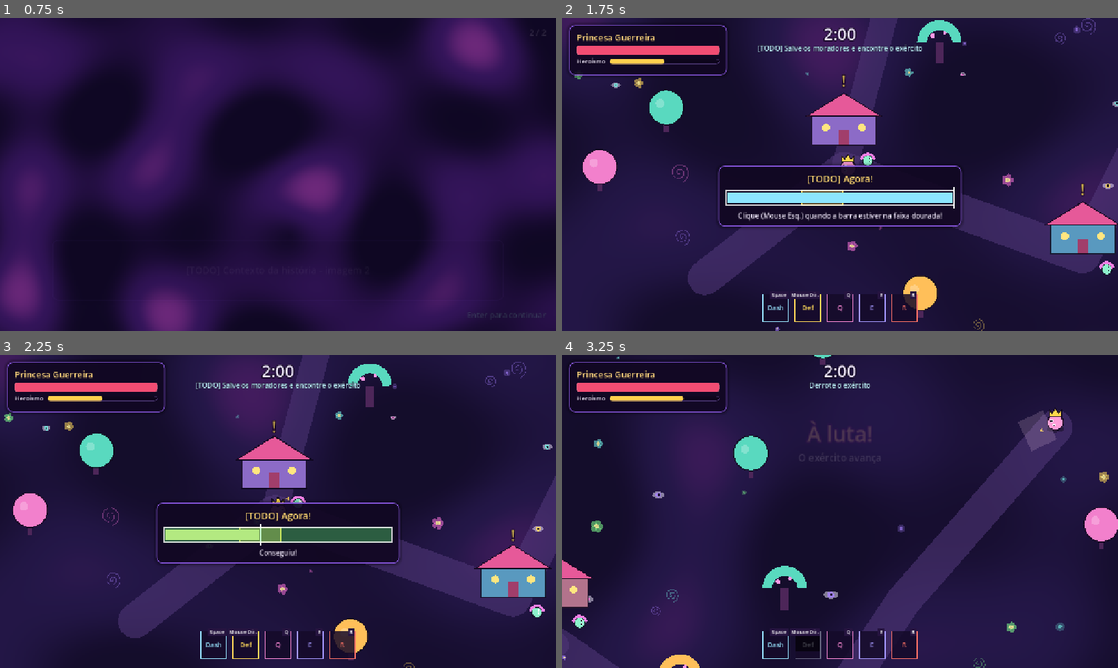
Above: before the commit, frames 1-4 (two rows, left to right).
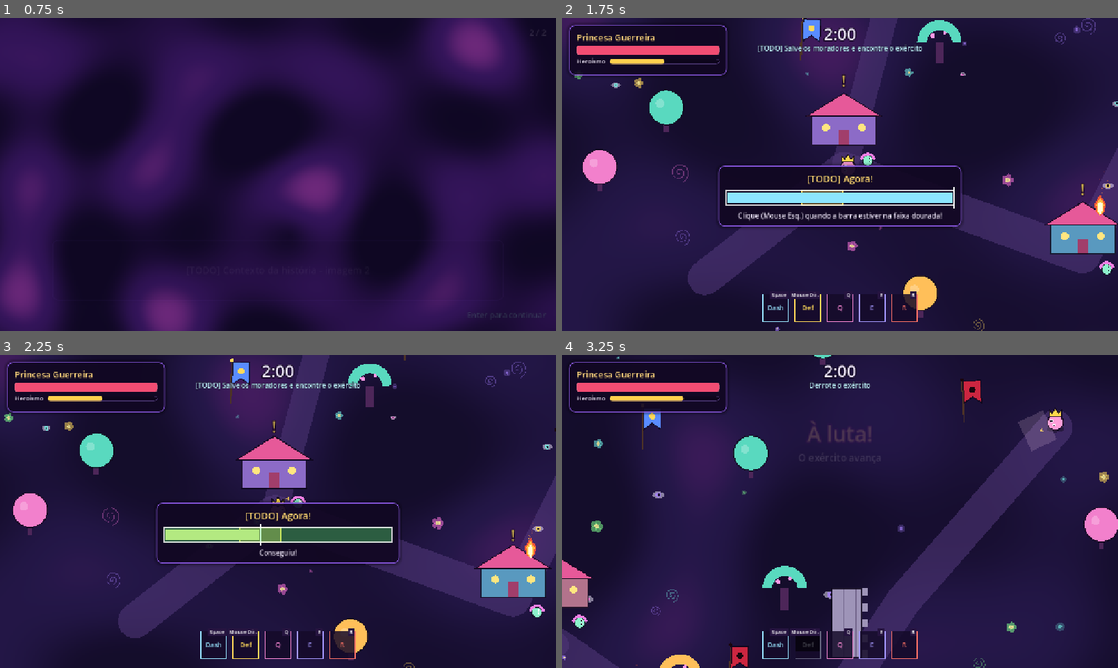
Above: after the commit, the same moments.

Repository: Nevek20/GameJam
Game: Godot game, scene res://tests/flow_test.tscn
Same seed, same stepped clock (60 frames per second), same inputs: the game is played once before the commit and once after it. This scene is started directly instead of the project's main scene.
Inputs (mouse positions are in pixels of both pictures, inside the frame that each line leads up to):
- Up to frame 1 (0.75 s): tap Enter (confirm) at 0.5 s; move the mouse to (400, 158) at 0.52 s; hold D (move_right) from 0.53 s (still down); click (400, 158) at 0.6 s
- Up to frame 2 (1.75 s): move the mouse to (728, 190) at 1.27 s; release D (move_right) at 1.28 s; hold S (move_down) from 1.28 s (still down); tap Enter (confirm) at 1.35 s
- Up to frame 3 (2.25 s): move the mouse to (333, 442) at 2.02 s; release S (move_down) at 2.03 s; hold D (move_right) from 2.03 s (still down); tap Space (dash) at 2.1 s
- Up to frame 4 (3.25 s): move the mouse to (812, 574) at 2.77 s; release D (move_right) at 2.78 s; hold W (move_up) from 2.78 s (still down); right-click (812, 574) at 2.85 s; click (812, 574) at 2.92 s

Frame 1 is identical in both runs. In frame 2, 0.3% of the frame differs, in the area x 42-99%, y 0-64%; in frame 3, 0.3%; in frame 4, 1.4%, in the area x 13-76%, y 7-100%.

Commit message:
Créditos da equipe, cenário de invasão e inimigos mais fortes após a morte do P1
- Créditos com nomes e funções da equipe (apelidos que faltam ficam como TODO)
- Placeholders de muralha (com colisão), fogo e estandartes do exército e do reino,
  cada um com nó Visual próprio para trocar pela arte final (GDD seções 2 e 7)
- GDD 4.2: se o Personagem 1 morrer, os inimigos nascem com mais vida, mais dano
  e um pouco maiores para o Personagem 2 (multiplicadores no match_config.tres)

Co-Authored-By: Claude Opus 5.5 <noreply@anthropic.com>
Claude-Session: https://claude.ai/code/session_01WMJahGCEKhVPJxPKMYELds

Diff:
--- a/data/credits.json
+++ b/data/credits.json
@@ -3,20 +3,23 @@
 	"lines": [
 		"[center][font_size=34][color=#ffd36b][TODO] Nome do Jogo[/color][/font_size]",
 		"",
-		"[b]Game Design[/b]",
-		"[TODO]",
+		"[b]Cleson Aguillera[/b] (ClesonSouza)",
+		"Supervisão e organização do projeto, programação, GDD e auxílio na escrita",
 		"",
-		"[b]História[/b]",
-		"[TODO]",
+		"[b]José Mario[/b] ([TODO] apelido)",
+		"Gameplay e level design",
 		"",
-		"[b]Programação[/b]",
-		"[TODO]",
+		"[b]Ana Heloisa[/b] (Helo)",
+		"Arte",
 		"",
-		"[b]Arte[/b]",
-		"[TODO]",
+		"[b]Matheus Guida[/b] ([TODO] apelido)",
+		"Programação",
 		"",
-		"[b]Áudio[/b]",
-		"[TODO]",
+		"[b]Pedro Celegato[/b] ([TODO] apelido)",
+		"Arte, animação e áudio",
+		"",
+		"[b]Mateus Bertela[/b] ([TODO] apelido)",
+		"Áudio e escrita",
 		"",
 		"Feito com Godot Engine[/center]"
 	]
--- a/data/ui.json
+++ b/data/ui.json
@@ -86,7 +86,8 @@
 		"wave": "Onda {n} de {total}",
 		"cleared": "O exército recuou",
 		"time_up": "O tempo acabou",
-		"p2_subtitle": "entra em cena"
+		"p2_subtitle": "entra em cena",
+		"enemies_stronger": "[TODO] Os inimigos estão mais fortes!"
 	},
 	"ending": {
 		"next": "{key} ▶",
--- a/scenes/world/level.tscn
+++ b/scenes/world/level.tscn
@@ -7,6 +7,9 @@
 [ext_resource type="PackedScene" path="res://scenes/world/army_camp.tscn" id="5_camp"]
 [ext_resource type="PackedScene" path="res://scenes/world/prop_tree.tscn" id="6_tree"]
 [ext_resource type="Script" path="res://scripts/components/placeholder_shape.gd" id="7_shape"]
+[ext_resource type="PackedScene" path="res://scenes/world/prop_wall.tscn" id="8_wall"]
+[ext_resource type="PackedScene" path="res://scenes/world/prop_fire.tscn" id="9_fire"]
+[ext_resource type="PackedScene" path="res://scenes/world/prop_banner.tscn" id="10_banner"]
 
 [sub_resource type="ShaderMaterial" id="ShaderMaterial_ground"]
 shader = ExtResource("2_shader")
@@ -317,6 +320,122 @@
 kind = 7
 color = Color(0.95, 0.5, 0.8, 1)
 
+
+[node name="Invasion" type="Node2D" parent="World"]
+y_sort_enabled = true
+
+[node name="Wall1" parent="World/Invasion" instance=ExtResource("8_wall")]
+position = Vector2(380, 260)
+
+[node name="Wall2" parent="World/Invasion" instance=ExtResource("8_wall")]
+position = Vector2(540, 260)
+
+[node name="Wall3" parent="World/Invasion" instance=ExtResource("8_wall")]
+position = Vector2(860, 260)
+
+[node name="Wall4" parent="World/Invasion" instance=ExtResource("8_wall")]
+position = Vector2(1020, 260)
+
+[node name="Wall5" parent="World/Invasion" instance=ExtResource("8_wall")]
+position = Vector2(1180, 260)
+
+[node name="Wall6" parent="World/Invasion" instance=ExtResource("8_wall")]
+position = Vector2(1500, 260)
+
+[node name="Wall7" parent="World/Invasion" instance=ExtResource("8_wall")]
+position = Vector2(1660, 260)
+
+[node name="Wall8" parent="World/Invasion" instance=ExtResource("8_wall")]
+position = Vector2(1820, 260)
+
+[node name="Wall9" parent="World/Invasion" instance=ExtResource("8_wall")]
+position = Vector2(2150, 1100)
+rotation = 1.5707964
+
+[node name="Wall10" parent="World/Invasion" instance=ExtResource("8_wall")]
+position = Vector2(2150, 1500)
+rotation = 1.5707964
+
+[node name="Wall11" parent="World/Invasion" instance=ExtResource("8_wall")]
+position = Vector2(2150, 1660)
+rotation = 1.5707964
+
+[node name="Wall12" parent="World/Invasion" instance=ExtResource("8_wall")]
+position = Vector2(2150, 1820)
+rotation = 1.5707964
+
+[node name="Fire1" parent="World/Invasion" instance=ExtResource("9_fire")]
+position = Vector2(1290, 1606)
+
+[node name="Visual" parent="World/Invasion/Fire1" index="0"]
+position = Vector2(0, -50)
+
+[node name="Embers" parent="World/Invasion/Fire1" index="1"]
+position = Vector2(0, -80)
+
+[node name="Fire2" parent="World/Invasion" instance=ExtResource("9_fire")]
+position = Vector2(2040, 1426)
+
+[node name="Visual" parent="World/Invasion/Fire2" index="0"]
+position = Vector2(0, -50)
+
+[node name="Embers" parent="World/Invasion/Fire2" index="1"]
+position = Vector2(0, -80)
+
+[node name="Fire3" parent="World/Invasion" instance=ExtResource("9_fire")]
+position = Vector2(1450, 1026)
+
+[node name="Visual" parent="World/Invasion/Fire3" index="0"]
+position = Vector2(0, -50)
+
+[node name="Embers" parent="World/Invasion/Fire3" index="1"]
+position = Vector2(0, -80)
+
+[node name="Fire4" parent="World/Invasion" instance=ExtResource("9_fire")]
+position = Vector2(1700, 1300)
+
+[node name="Fire5" parent="World/Invasion" instance=ExtResource("9_fire")]
+position = Vector2(2400, 1520)
+
+[node name="Fire6" parent="World/Invasion" instance=ExtResource("9_fire")]
+position = Vector2(1150, 880)
+
+[node name="Fire7" parent="World/Invasion" instance=ExtResource("9_fire")]
+position = Vector2(520, 1000)
+
+[node name="ArmyBanner1" parent="World/Invasion" instance=ExtResource("10_banner")]
+position = Vector2(2440, 640)
+
+[node name="ArmyBanner2" parent="World/Invasion" instance=ExtResource("10_banner")]
+position = Vector2(2860, 640)
+
+[node name="ArmyBanner3" parent="World/Invasion" instance=ExtResource("10_banner")]
+position = Vector2(1900, 1250)
+
+[node name="ArmyBanner4" parent="World/Invasion" instance=ExtResource("10_banner")]
+position = Vector2(1350, 1360)
+
+[node name="KingdomBanner1" parent="World/Invasion" instance=ExtResource("10_banner")]
+position = Vector2(1000, 1100)
+
+[node name="Placeholder" parent="World/Invasion/KingdomBanner1/Visual" index="0"]
+color = Color(0.35, 0.55, 1, 1)
+accent_color = Color(1, 0.85, 0.35, 1)
+
+[node name="KingdomBanner2" parent="World/Invasion" instance=ExtResource("10_banner")]
+position = Vector2(600, 1200)
+
+[node name="Placeholder" parent="World/Invasion/KingdomBanner2/Visual" index="0"]
+color = Color(0.35, 0.55, 1, 1)
+accent_color = Color(1, 0.85, 0.35, 1)
+
+[node name="KingdomBanner3" parent="World/Invasion" instance=ExtResource("10_banner")]
+position = Vector2(1700, 700)
+
+[node name="Placeholder" parent="World/Invasion/KingdomBanner3/Visual" index="0"]
+color = Color(0.35, 0.55, 1, 1)
+accent_color = Color(1, 0.85, 0.35, 1)
+
 [node name="Actors" type="Node2D" parent="World"]
 y_sort_enabled = true
 
@@ -415,3 +534,15 @@
 [editable path="World/Props/Tree25"]
 
 [editable path="World/Props/Tree26"]
+
+[editable path="World/Invasion/Fire1"]
+
+[editable path="World/Invasion/Fire2"]
+
+[editable path="World/Invasion/Fire3"]
+
+[editable path="World/Invasion/KingdomBanner1"]
+
+[editable path="World/Invasion/KingdomBanner2"]
+
+[editable path="World/Invasion/KingdomBanner3"]
--- /dev/null
+++ b/scenes/world/prop_banner.tscn
@@ -0,0 +1,22 @@
+[gd_scene format=3]
+
+[ext_resource type="Script" path="res://scripts/world/prop_visual.gd" id="1_visual"]
+[ext_resource type="Script" path="res://scripts/components/placeholder_shape.gd" id="2_shape"]
+
+[node name="PropBanner" type="Node2D"]
+
+[node name="Visual" type="Node2D" parent="."]
+script = ExtResource("1_visual")
+sway_degrees = 3.0
+
+[node name="Placeholder" type="Node2D" parent="Visual"]
+position = Vector2(0, -50)
+script = ExtResource("2_shape")
+kind = 12
+size = Vector2(40, 100)
+color = Color(0.8, 0.15, 0.25, 1)
+secondary_color = Color(0.3, 0.2, 0.15, 1)
+accent_color = Color(0.1, 0.02, 0.05, 1)
+
+[node name="Sprite2D" type="Sprite2D" parent="Visual"]
+visible = false
--- /dev/null
+++ b/scenes/world/prop_fire.tscn
@@ -0,0 +1,37 @@
+[gd_scene format=3]
+
+[ext_resource type="Script" path="res://scripts/world/prop_visual.gd" id="1_visual"]
+[ext_resource type="Script" path="res://scripts/components/placeholder_shape.gd" id="2_shape"]
+
+[sub_resource type="Gradient" id="Gradient_embers"]
+colors = PackedColorArray(1, 0.75, 0.3, 1, 1, 0.3, 0.2, 0)
+
+[node name="PropFire" type="Node2D"]
+
+[node name="Visual" type="Node2D" parent="."]
+script = ExtResource("1_visual")
+flicker = 0.12
+
+[node name="Placeholder" type="Node2D" parent="Visual"]
+position = Vector2(0, -22)
+script = ExtResource("2_shape")
+kind = 11
+size = Vector2(34, 46)
+color = Color(1, 0.35, 0.2, 0.95)
+accent_color = Color(1, 0.75, 0.25, 1)
+
+[node name="Sprite2D" type="Sprite2D" parent="Visual"]
+visible = false
+
+[node name="Embers" type="CPUParticles2D" parent="."]
+position = Vector2(0, -30)
+amount = 8
+lifetime = 1.2
+direction = Vector2(0, -1)
+spread = 25.0
+gravity = Vector2(0, -40)
+initial_velocity_min = 20.0
+initial_velocity_max = 60.0
+scale_amount_min = 2.0
+scale_amount_max = 3.5
+color_ramp = SubResource("Gradient_embers")
--- /dev/null
+++ b/scenes/world/prop_wall.tscn
@@ -0,0 +1,27 @@
+[gd_scene format=3]
+
+[ext_resource type="Script" path="res://scripts/world/prop_visual.gd" id="1_visual"]
+[ext_resource type="Script" path="res://scripts/components/placeholder_shape.gd" id="2_shape"]
+
+[sub_resource type="RectangleShape2D" id="RectangleShape2D_wall"]
+size = Vector2(160, 40)
+
+[node name="PropWall" type="StaticBody2D"]
+collision_mask = 0
+
+[node name="CollisionShape2D" type="CollisionShape2D" parent="."]
+shape = SubResource("RectangleShape2D_wall")
+
+[node name="Visual" type="Node2D" parent="."]
+script = ExtResource("1_visual")
+
+[node name="Placeholder" type="Node2D" parent="Visual"]
+position = Vector2(0, -20)
+script = ExtResource("2_shape")
+kind = 10
+size = Vector2(160, 70)
+color = Color(0.62, 0.58, 0.72, 1)
+secondary_color = Color(0.45, 0.4, 0.55, 1)
+
+[node name="Sprite2D" type="Sprite2D" parent="Visual"]
+visible = false
--- a/scripts/components/placeholder_shape.gd
+++ b/scripts/components/placeholder_shape.gd
@@ -4,7 +4,7 @@
 ## Forma geométrica desenhada por código enquanto não há sprites.
 ## Fica escondida automaticamente quando o EntityVisual recebe uma textura.
 
-enum Kind { CIRCLE, RECT, TRIANGLE, ELLIPSE, DIAMOND, HOUSE, TENT, TREE, TOMBSTONE, MUSHROOM }
+enum Kind { CIRCLE, RECT, TRIANGLE, ELLIPSE, DIAMOND, HOUSE, TENT, TREE, TOMBSTONE, MUSHROOM, WALL, FLAME, BANNER }
 enum Accent { NONE, CROWN, HAT, HELMET, HORNS, HOOD }
 
 @export var kind: Kind = Kind.CIRCLE:
@@ -84,6 +84,12 @@
 			_draw_mushroom(h)
 		Kind.TOMBSTONE:
 			_draw_tombstone(h)
+		Kind.WALL:
+			_draw_wall(h)
+		Kind.FLAME:
+			_draw_flame(h)
+		Kind.BANNER:
+			_draw_banner(h)
 	if eyes:
 		_draw_eyes(h)
 	_draw_accent(h)
@@ -183,6 +189,44 @@
 	draw_rect(Rect2(Vector2(-h.x * 0.4, -h.y * 0.55), Vector2(h.x * 0.8, 8)), secondary_color)
 
 
+func _draw_wall(h: Vector2) -> void:
+	draw_rect(Rect2(-h, size), color)
+	# Ameias no topo.
+	var merlon := 18.0
+	var x := -h.x
+	while x < h.x - 1.0:
+		draw_rect(Rect2(Vector2(x, -h.y - 12.0), Vector2(minf(merlon, h.x - x), 12.0)), color)
+		x += merlon * 2.0
+	# Linhas dos tijolos.
+	var y := -h.y + 14.0
+	while y < h.y:
+		draw_line(Vector2(-h.x, y), Vector2(h.x, y), secondary_color, 1.5)
+		y += 14.0
+	_outline_poly(PackedVector2Array([-h, Vector2(h.x, -h.y), h, Vector2(-h.x, h.y)]))
+
+
+func _draw_flame(h: Vector2) -> void:
+	for layer: int in 3:
+		var k := 1.0 - layer * 0.3
+		var col: Color = [color, accent_color, Color(1, 1, 0.85)][layer]
+		var pts := PackedVector2Array([
+			Vector2(0, -h.y * k), Vector2(h.x * 0.8 * k, -h.y * 0.1 * k), Vector2(h.x * 0.6 * k, h.y * 0.6),
+			Vector2(0, h.y), Vector2(-h.x * 0.6 * k, h.y * 0.6), Vector2(-h.x * 0.8 * k, -h.y * 0.1 * k)])
+		draw_colored_polygon(pts, col)
+
+
+func _draw_banner(h: Vector2) -> void:
+	draw_line(Vector2(0, h.y), Vector2(0, -h.y), secondary_color, 4.0)
+	draw_circle(Vector2(0, -h.y), 4.0, accent_color)
+	var w := size.x
+	var fh := size.y * 0.55
+	var flag := PackedVector2Array([Vector2(2, -h.y + 4), Vector2(2 + w, -h.y + 4), Vector2(2 + w, -h.y + fh),
+		Vector2(2 + w * 0.5, -h.y + fh - 14), Vector2(2, -h.y + fh)])
+	draw_colored_polygon(flag, color)
+	_outline_poly(flag)
+	draw_circle(Vector2(2 + w * 0.5, -h.y + fh * 0.45), w * 0.18, accent_color)
+
+
 func _outline_circle_at(center: Vector2, radius: float) -> void:
 	if outline_width > 0.0:
 		draw_arc(center, radius, 0.0, TAU, 32, outline_color, outline_width)
--- a/scripts/enemies/enemy.gd
+++ b/scripts/enemies/enemy.gd
@@ -35,7 +35,9 @@
 	guard.hide_guard()
 
 
-func activate(enemy_stats: EnemyStats, pos: Vector2, enemy_skin: EnemySkin = null) -> void:
+## Os multiplicadores fortalecem o inimigo (ex.: depois que o Personagem 1 morre).
+func activate(enemy_stats: EnemyStats, pos: Vector2, enemy_skin: EnemySkin = null,
+		health_multiplier: float = 1.0, damage_multiplier: float = 1.0, visual_scale: float = 1.0) -> void:
 	stats = enemy_stats
 	skin = enemy_skin if enemy_skin else enemy_stats.skin
 	if not is_in_group(Team.GROUP_FOES):
@@ -48,13 +50,15 @@
 	caster.show_telegraph = true
 	caster.interrupt()
 	caster.reset_cooldowns()
+	caster.damage_multiplier = damage_multiplier
+	visual.base_scale = Vector2.ONE * visual_scale
 	movement.configure(stats.move_speed, stats.acceleration, stats.friction)
 	(_body_shape.shape as CircleShape2D).radius = stats.body_radius
 	(_hurt_shape.shape as CircleShape2D).radius = stats.body_radius + 2.0
 	if skin:
 		visual.apply_look(skin.texture, skin.sprite_frames, skin.body_color, skin.accent_color,
 			skin.placeholder_accent, stats.body_radius, stats.sprite_scale)
-	health.setup(stats.max_health)
+	health.setup(stats.max_health * health_multiplier)
 	global_position = pos
 	velocity = Vector2.ZERO
 	dead = false
--- a/scripts/game/game.gd
+++ b/scripts/game/game.gd
@@ -169,6 +169,11 @@
 	player.set_input_enabled(false)
 	var first_id := GameState.p1_id()
 	if first_died:
+		# GDD 4.2: inimigos mais fortes para o personagem seguinte.
+		# TODO: aplicar os mesmos multiplicadores no boss quando ele existir.
+		encounter.health_multiplier = match_config.death_enemy_health_multiplier
+		encounter.damage_multiplier = match_config.death_enemy_damage_multiplier
+		encounter.visual_scale = match_config.death_enemy_scale
 		tombstone.show_for(first_id, ui_config.tombstone_duration)
 		await tombstone.closed
 	else:
@@ -180,7 +185,8 @@
 	_place_player(1)
 	interactions.prepare_world_for(1)
 	await GameManager.fade_in()
-	hud.show_banner(Texts.character_name(GameState.p2_id()), Texts.ui("banner.p2_subtitle"))
+	var subtitle := Texts.ui("banner.enemies_stronger") if first_died else Texts.ui("banner.p2_subtitle")
+	hud.show_banner(Texts.character_name(GameState.p2_id()), subtitle)
 	phase = Phase.TUTORIAL
 	pause_menu.can_pause = true
 	tutorial.open("p2")
--- a/scripts/resources/match_config.gd
+++ b/scripts/resources/match_config.gd
@@ -19,4 +19,11 @@
 @export var confront_waves: Array[WaveData] = []
 @export var max_active_enemies: int = 14
 
+@export_group("Morte do Personagem 1")
+## GDD 4.2: se o P1 morrer, os inimigos ficam mais fortes para o P2.
+@export var death_enemy_health_multiplier: float = 1.3
+@export var death_enemy_damage_multiplier: float = 1.25
+## Os inimigos fortalecidos ficam um pouco maiores (aviso visual).
+@export var death_enemy_scale: float = 1.12
+
 ## TODO (seção 4.5/8): parâmetros do boss (vida, fases, ataques, intervalos).
--- a/scripts/world/army_encounter.gd
+++ b/scripts/world/army_encounter.gd
@@ -9,6 +9,10 @@
 
 var config: MatchConfig
 var running: bool = false
+## Fortalecimento dos inimigos (o Game liga quando o Personagem 1 morre).
+var health_multiplier: float = 1.0
+var damage_multiplier: float = 1.0
+var visual_scale: float = 1.0
 
 var _spawn_points: Array[Vector2] = []
 var _wave_index: int = -1
@@ -86,7 +90,7 @@
 			break
 		if not enemy.died.is_connected(_on_enemy_died):
 			enemy.died.connect(_on_enemy_died)
-		enemy.activate(stats, point)
+		enemy.activate(stats, point, null, health_multiplier, damage_multiplier, visual_scale)
 		_alive += 1
 
 
--- /dev/null
+++ b/scripts/world/prop_visual.gd
@@ -0,0 +1,41 @@
+@tool
+class_name PropVisual
+extends Node2D
+## Visual de cenário (muralha, fogo, bandeira): mostra a textura se houver, senão o placeholder.
+## Para colocar a arte: arraste a imagem no campo "texture" (o placeholder some sozinho).
+
+@export var texture: Texture2D:
+	set(value):
+		texture = value
+		_apply()
+## Balanço em graus (bandeiras). 0 = parado.
+@export var sway_degrees: float = 0.0
+## Tremulação de escala (fogo). 0 = parado.
+@export var flicker: float = 0.0
+
+
+func _ready() -> void:
+	_apply()
+	if Engine.is_editor_hint():
+		return
+	# Animações leves por Tween (sem _process).
+	if sway_degrees > 0.0:
+		var sway := create_tween().set_loops()
+		var period := randf_range(1.0, 1.6)
+		sway.tween_property(self, "rotation", deg_to_rad(sway_degrees), period).set_trans(Tween.TRANS_SINE)
+		sway.tween_property(self, "rotation", deg_to_rad(-sway_degrees), period).set_trans(Tween.TRANS_SINE)
+	if flicker > 0.0:
+		var fire := create_tween().set_loops()
+		var step := randf_range(0.1, 0.18)
+		fire.tween_property(self, "scale", Vector2(1.0 - flicker * 0.5, 1.0 + flicker), step)
+		fire.tween_property(self, "scale", Vector2(1.0 + flicker * 0.3, 1.0 - flicker * 0.4), step)
+
+
+func _apply() -> void:
+	var sprite := get_node_or_null("Sprite2D") as Sprite2D
+	var placeholder := get_node_or_null("Placeholder") as Node2D
+	if sprite:
+		sprite.texture = texture
+		sprite.visible = texture != null
+	if placeholder:
+		placeholder.visible = texture == null
--- a/tests/flow_test.gd
+++ b/tests/flow_test.gd
@@ -85,6 +85,15 @@
 	_press(Actions.CONFIRM)
 	await _p2_intro(game)
 	check(game.player.global_position.distance_to(game.level.marker("PlayerStart")) < 5.0, "P2 começa do início do mapa")
+	check(game.encounter.health_multiplier > 1.0, "inimigos mais fortes depois da morte do P1")
+	await _army_choice(game, 0)
+	await _wait(1.5)
+	var pool := Pools.get_pool(&"enemies")
+	var stronger := false
+	for node: Node in pool.get_active():
+		var e := node as Enemy
+		stronger = stronger or e.health.max_health > e.stats.max_health
+	check(stronger, "onda do P2 nasce fortalecida")
 	await _time_up(game)
 	await _conclusion(Endings.DEATH)
 
Not shown, added: scripts/world/prop_visual.gd.uid
Not shown, changed: README.md
